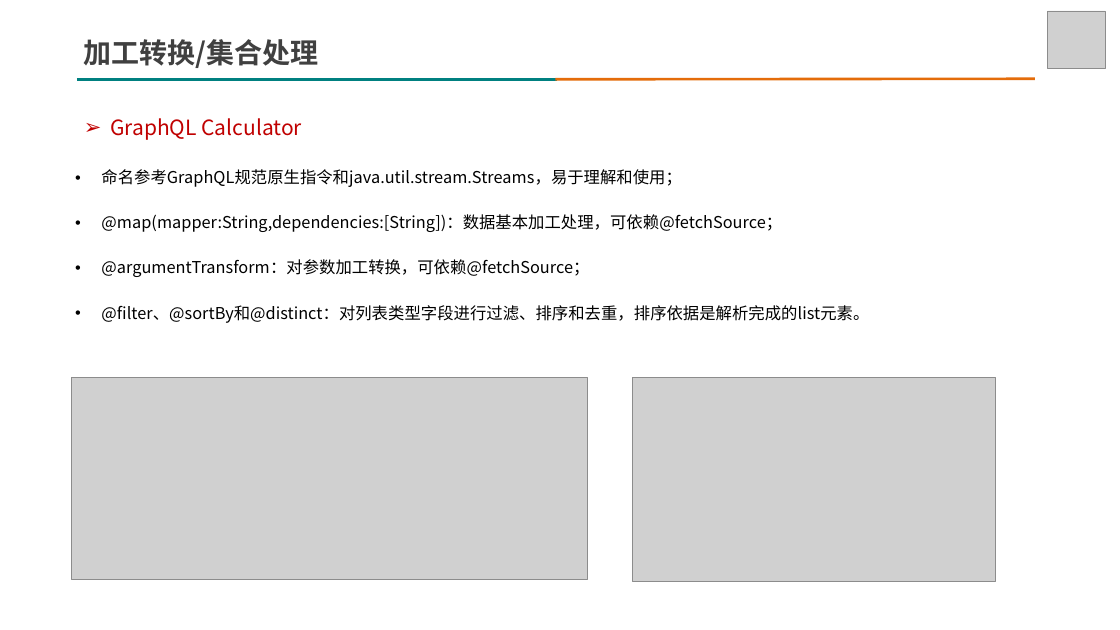
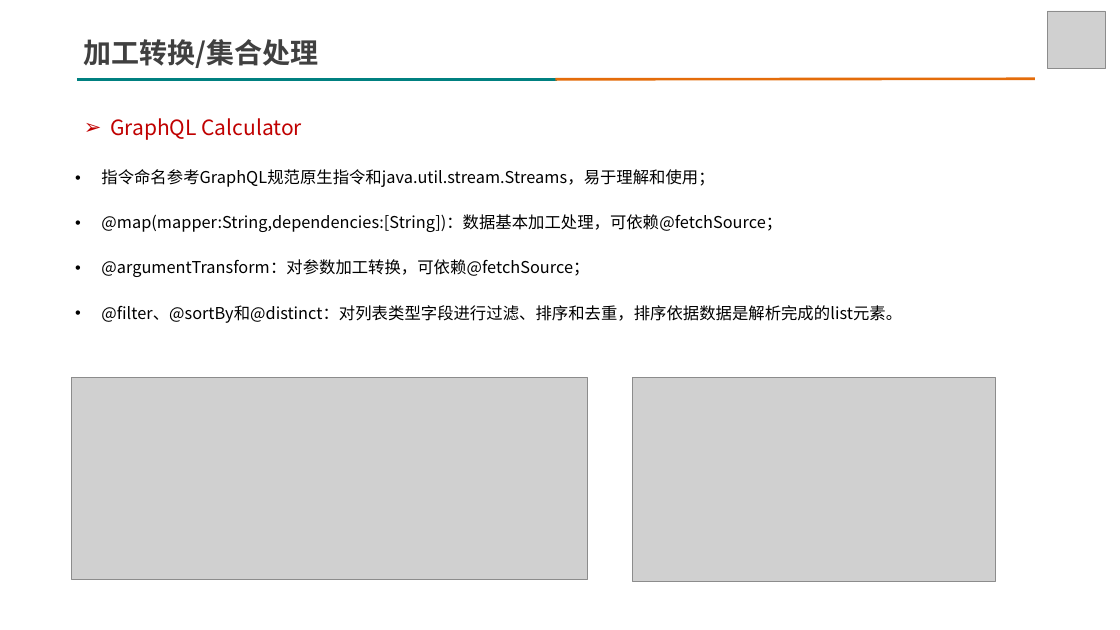
Before and after one commit to graphql-calculator/graphql-calculator, a slide deck: slide 6 of static/Introduction to GraphQl Calculator.pptx. Drawn at 1120x630 pixels with LibreOffice and Linux fonts; fonts in the diff are those of the drawing; grey boxes stand for pictures. Boxes give left, top, right and bottom in pixels: in the first picture for what was removed or moved away, otherwise in the second. Text is boxed around its words. In the diff, an @@ line names an element or a change of style, - is before the commit and + after.

```diff
--- a/static/Introduction to GraphQl Calculator.pptx
+++ b/static/Introduction to GraphQl Calculator.pptx
@@ text at bbox=[101, 169, 714, 187]: text changed @@
-• 命名参考GraphQL规范原生指令和java.util.stream.Streams，易于理解和使用；
+• 指令命名参考GraphQL规范原生指令和java.util.stream.Streams，易于理解和使用；
@@ text at bbox=[101, 305, 902, 323]: text changed @@
-• @filter、@sortBy和@distinct：对列表类型字段进行过滤、排序和去重，排序依据是解析完成的list元素。
+• @filter、@sortBy和@distinct：对列表类型字段进行过滤、排序和去重，排序依据数据是解析完成的list元素。
```
Also in this commit, not shown: 6 other slides changed.
